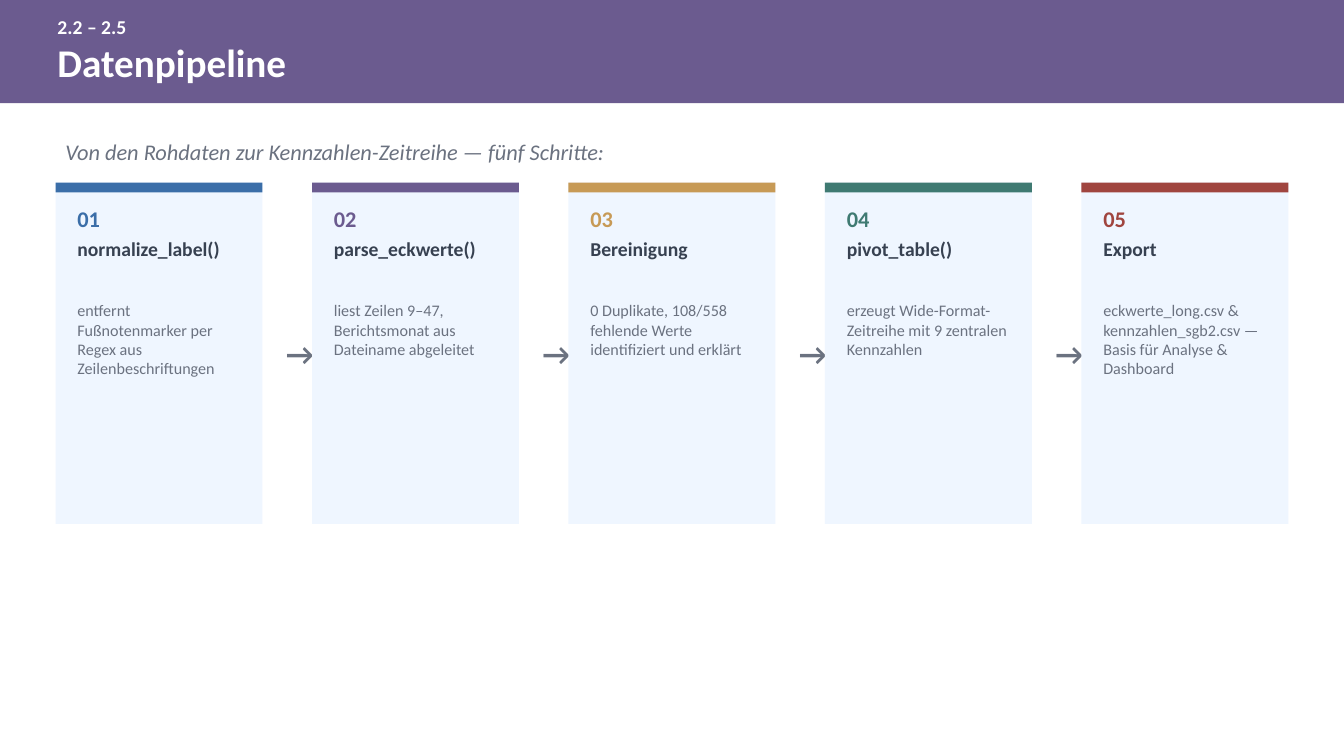
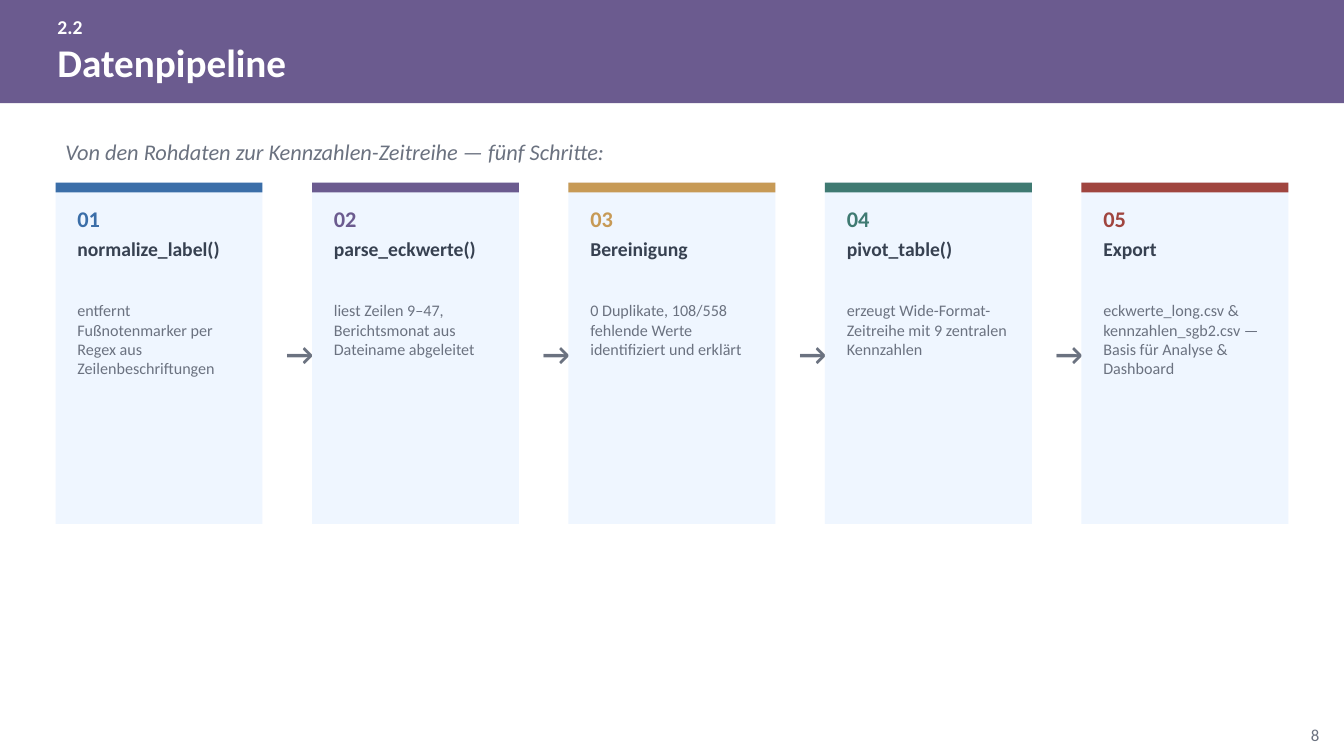
Before and after one commit to eufunk/arbeitsmarkt-regensburg, a slide deck: slide 8 of Docs/Projektpraesentation.pptx. Drawn at 1344x756 pixels with LibreOffice and Linux fonts; fonts in the diff are those of the drawing. Boxes give left, top, right and bottom in pixels: in the first picture for what was removed or moved away, otherwise in the second. Text is boxed around its words. In the diff, an @@ line names an element or a change of style, - is before the commit and + after.

```diff
--- a/Docs/Projektpraesentation.pptx
+++ b/Docs/Projektpraesentation.pptx
@@ text at (x1=57, y1=21, x2=82, y2=34): text changed @@
-2.2 – 2.5
+2.2
@@ page number added at (x1=1311, y1=729, x2=1319, y2=741), 12 pt, text #6B7280 @@
+8
```
Also in this commit, not shown: 63 other slides changed, 20 slides added, 1 slide removed, 28 other files.
